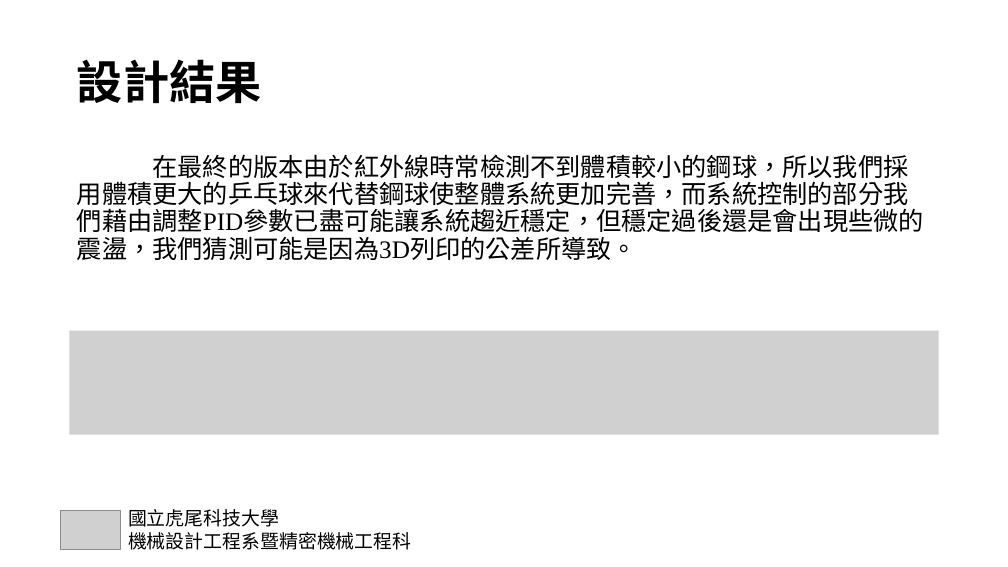
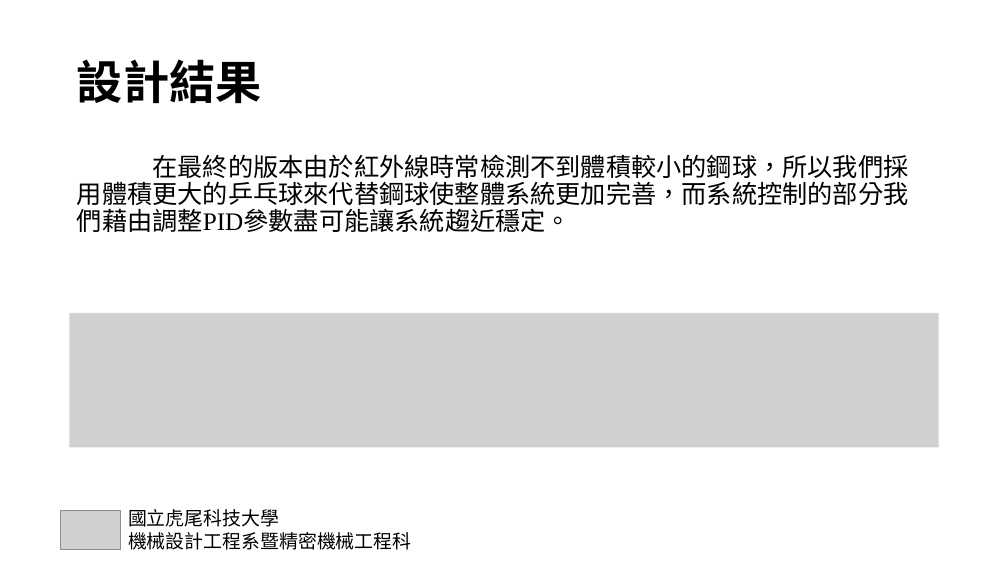
Before and after one commit to snowfall-killer/pj4101, a slide deck: slide 25 of PPT/專題報告PPT.pptx. Drawn at 1008x567 pixels with LibreOffice and Linux fonts; fonts in the diff are those of the drawing; grey boxes stand for pictures. Boxes give left, top, right and bottom in pixels: in the first picture for what was removed or moved away, otherwise in the second. Text is boxed around its words. In the diff, an @@ line names an element or a change of style, - is before the commit and + after.

Commit message:
修改文字順序

```diff
--- a/PPT/專題報告PPT.pptx
+++ b/PPT/專題報告PPT.pptx
@@ text at (x1=77, y1=154, x2=909, y2=232): text changed @@
-在最終的版本由於紅外線時常檢測不到體積較小的鋼球，所以我們採用體積更大的乒乓球來代替鋼球使整體系統更加完善，而系統控制的部分我們藉由調整PID參數已盡可能讓系統趨近穩定，但穩定過後還是會出現些微的震盪，我們猜測可能是因為3D列印的公差所導致。
+在最終的版本由於紅外線時常檢測不到體積較小的鋼球，所以我們採用體積更大的乒乓球來代替鋼球使整體系統更加完善，而系統控制的部分我們藉由調整PID參數盡可能讓系統趨近穩定。
@@ picture resized from (x1=70, y1=330, x2=939, y2=435) to (x1=70, y1=313, x2=939, y2=448) @@
```
